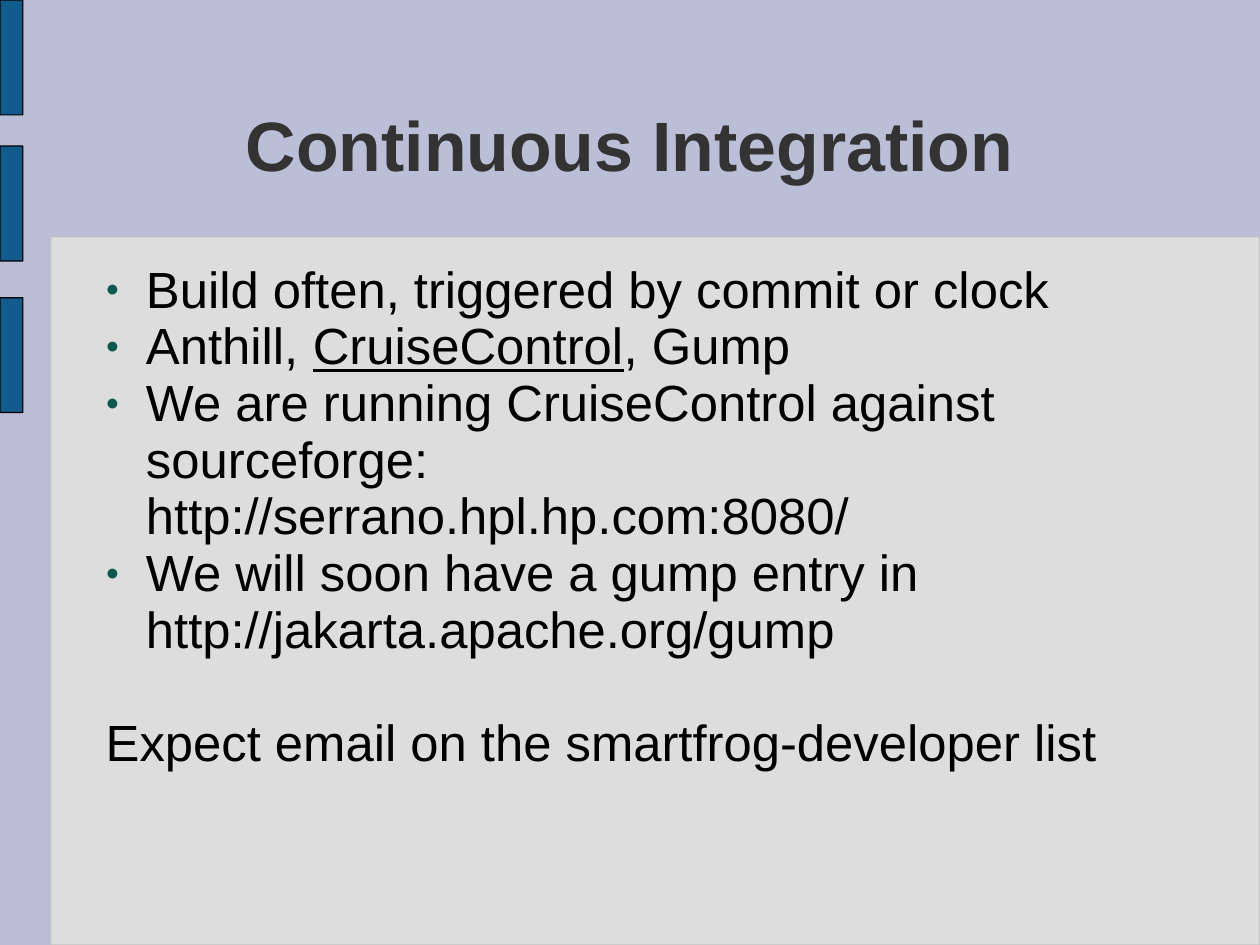
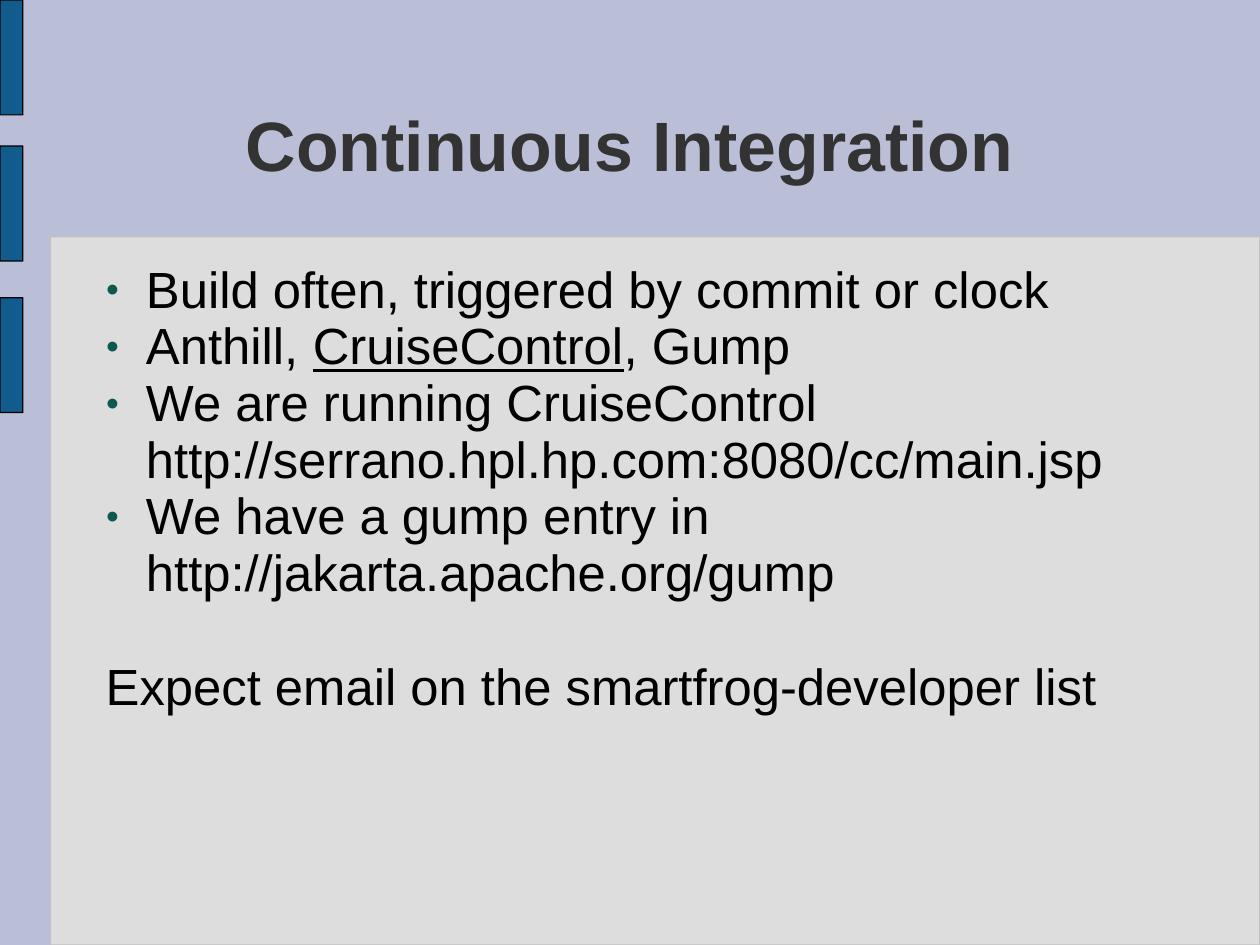
Before and after one commit to steveloughran/smartfrog, a slide deck: slide 33 of core/testharness/docs/XP_and_junit.ppt. Drawn at 1260x945 pixels with LibreOffice and Linux fonts; fonts in the diff are those of the drawing. Boxes give left, top, right and bottom in pixels: in the first picture for what was removed or moved away, otherwise in the second. Text is boxed around its words. In the diff, an @@ line names an element or a change of style, - is before the commit and + after.

```diff
--- a/core/testharness/docs/XP_and_junit.ppt
+++ b/core/testharness/docs/XP_and_junit.ppt
@@ text at <box>146,384,1103,602</box>: text changed @@
-● We are running CruiseControl against sourceforge:
-  http://serrano.hpl.hp.com:8080/
-● We will soon have a gump entry in http://jakarta.apache.org/gump
+● We are running CruiseControl http://serrano.hpl.hp.com:8080/cc/main.jsp
+● We have a gump entry in http://jakarta.apache.org/gump
```
Also in this commit, not shown: 1 other slide changed, 3 slides added, 1 slide removed, 5 other files.
